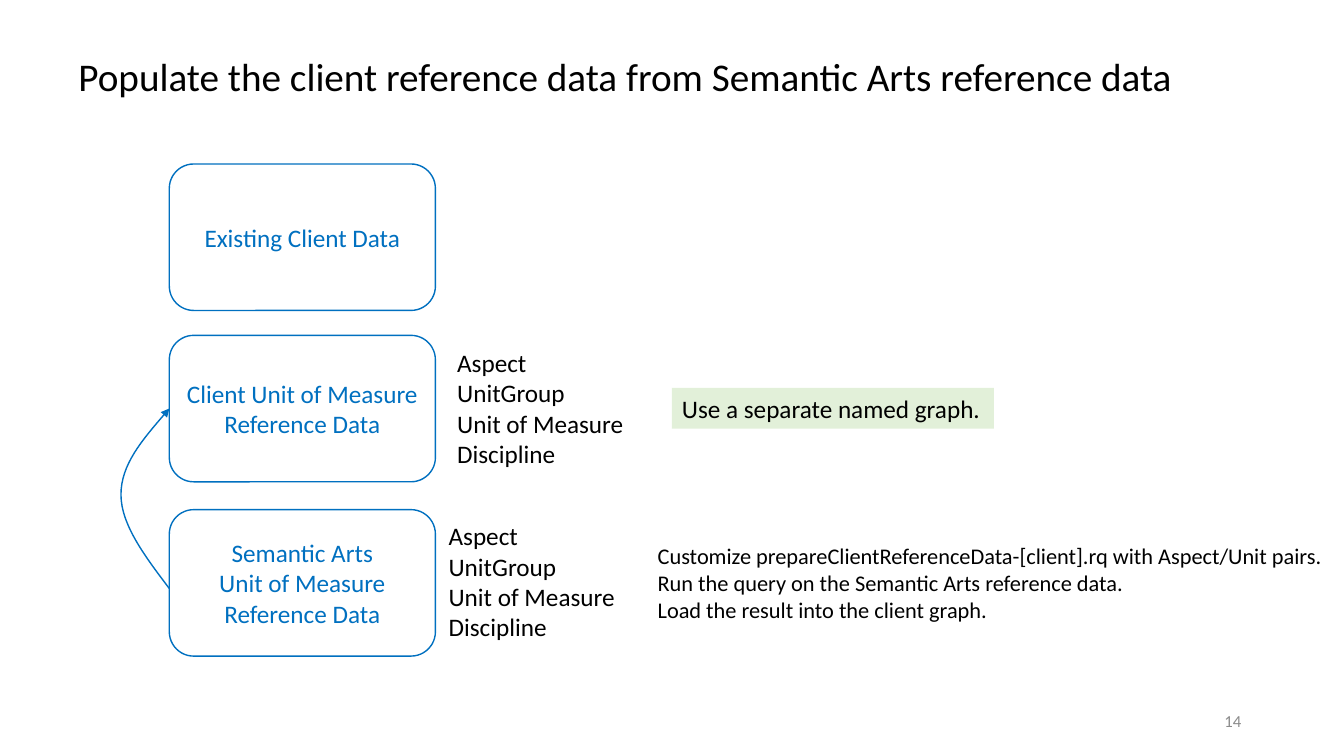
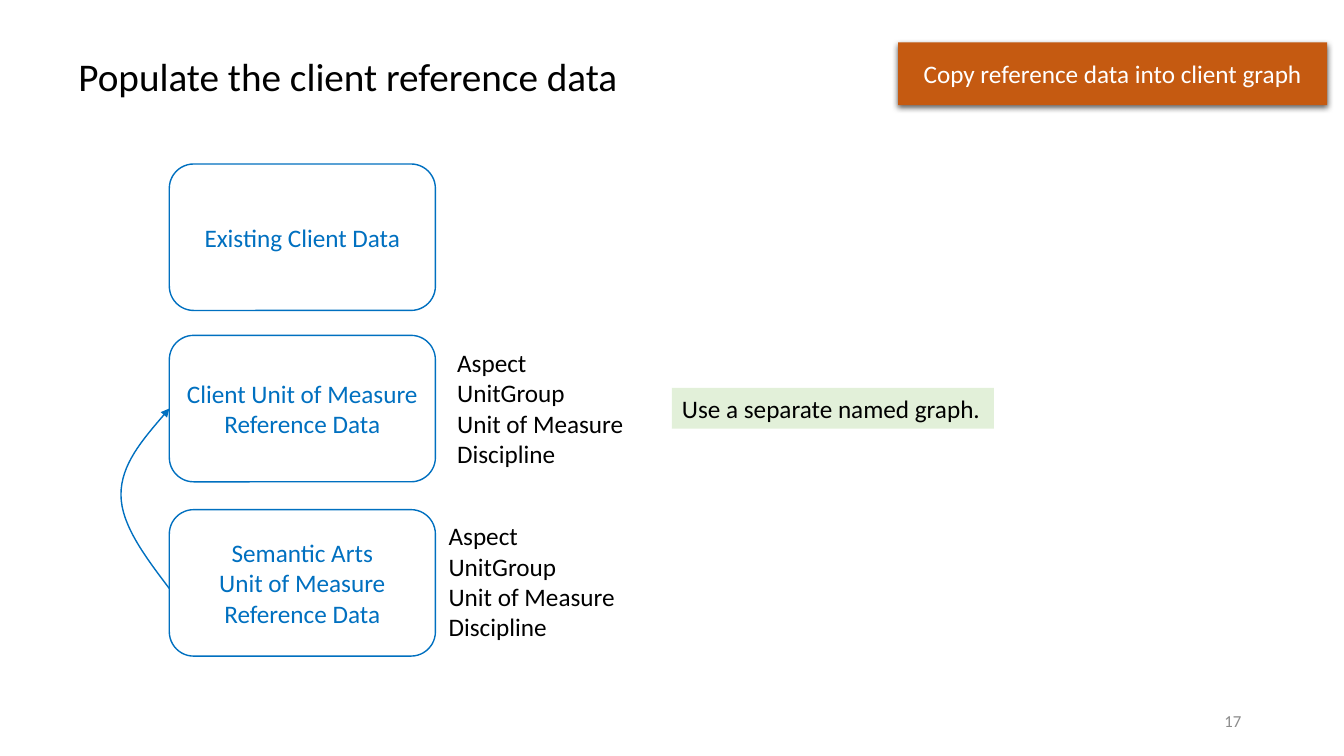
Before and after one commit to semanticarts/gist, a slide deck: slide 17 of migration/v13.0/uomDataConversion.pptx (slide 14 before the commit). Drawn at 1344x756 pixels with LibreOffice and Linux fonts; fonts in the diff are those of the drawing. Boxes give left, top, right and bottom in pixels: in the first picture for what was removed or moved away, otherwise in the second. Text is boxed around its words. In the diff, an @@ line names an element or a change of style, - is before the commit and + after.

Commit message:
updated document for data conversion

```diff
--- a/migration/v13.0/uomDataConversion.pptx
+++ b/migration/v13.0/uomDataConversion.pptx
@@ rectangle added at (898,42,1328,105), fill #C55A11, 18 pt, text #FFFFFF @@
+Copy reference data into client graph
@@ text at (78,63,617,98): text changed @@
-Populate the client reference data from Semantic Arts reference data
+Populate the client reference data
@@ text removed at (658,547,1321,622) @@
-Customize prepareClientReferenceData-[client].rq with Aspect/Unit pairs.
-Run the query on the Semantic Arts reference data.
-Load the result into the client graph.
@@ page number at (1224,716,1241,727): text changed @@
-14
+17
```
Also in this commit, not shown: 15 other slides changed, 9 slides added, 4 slides removed.
